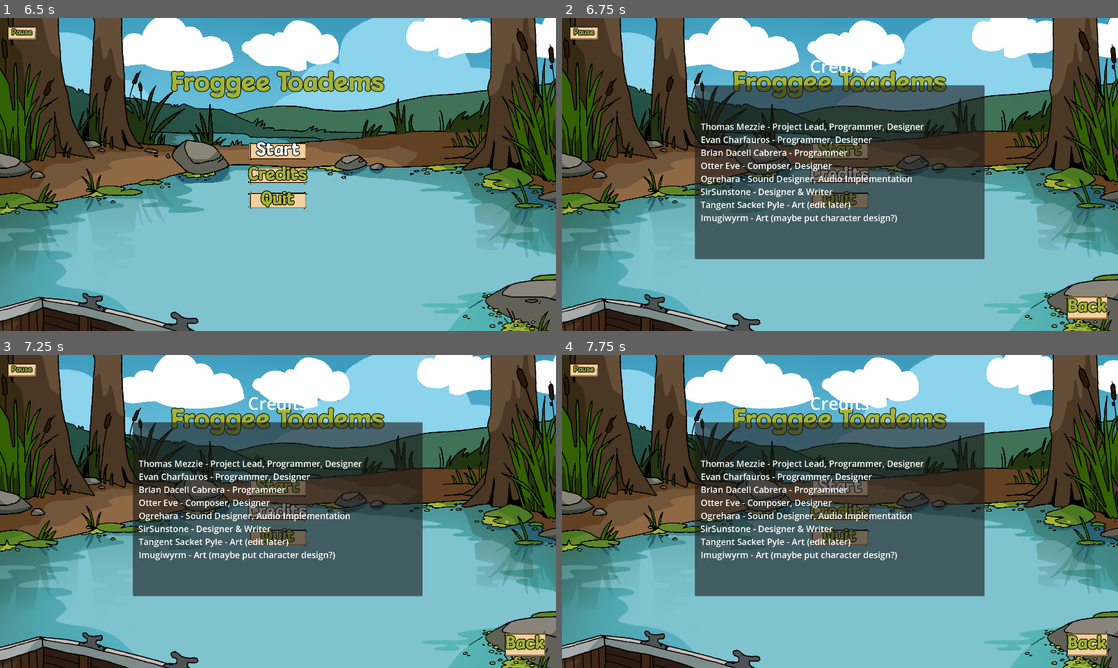
Above: before the commit, frames 1-4 (two rows, left to right).
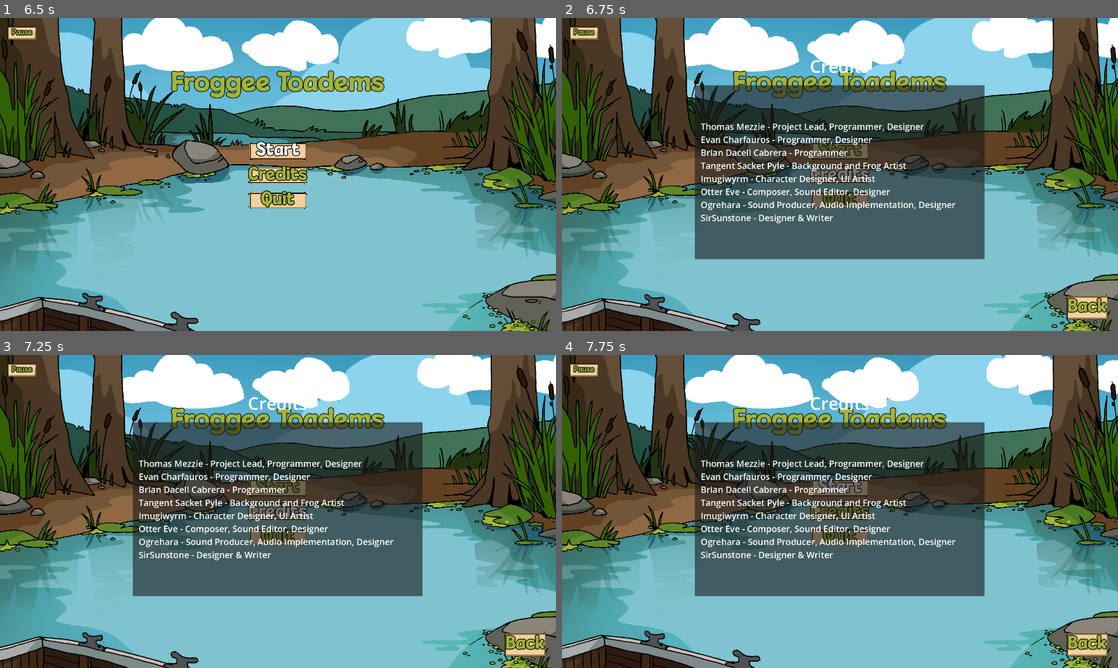
Above: after the commit, the same moments.

Repository: NotTom31/FroggeeToadems
Game: Godot game, scene res://Scenes/Levels/Main.tscn
Same seed, same stepped clock (60 frames per second), same inputs: the game is played once before the commit and once after it.
Inputs (mouse positions are in pixels of both pictures, inside the frame that each line leads up to):
- Up to frame 1 (6.5 s): click "Start" at 0.5 s; click "Start" at 1.25 s; move the mouse to (400, 158) at 2.02 s; hold Right (ui_right) 2.03-3.53 s; click (400, 158) at 2.17 s; tap Up (ui_up) at 2.27, 3.02, 4.52, 5.27, 6.02 s; move the mouse to (166, 190) at 2.77 s; move the mouse to (333, 105) at 3.52 s; hold Left (ui_left) 3.53-4.28 s; move the mouse to (250, 237) at 4.27 s; hold Right (ui_right) 4.28-5.78 s; click (250, 237) at 4.42 s; move the mouse to (444, 221) at 5.02 s; move the mouse to (111, 127) at 5.77 s; hold Left (ui_left) from 5.78 s (still down)
- Up to frame 2 (6.75 s): move the mouse to (867, 174) at 6.52 s; release Left (ui_left) at 6.53 s; hold Right (ui_right) from 6.53 s (still down); click (867, 174) at 6.67 s
- Up to frame 3 (7.25 s): keep holding Right (ui_right)
- Up to frame 4 (7.75 s): move the mouse to (756, 433) at 7.27 s; release Right (ui_right) at 7.28 s; hold Left (ui_left) from 7.28 s (still down); tap Up (ui_up) at 7.52 s

Frame 1 is identical in both runs. In frame 2, 2.2% of the frame differs, in the area x 24-71%, y 46-66%; in frame 3, 2.2%; in frame 4, 2.2%.

Commit message:
Updated credits text

Diff:
--- a/Scenes/UI/CreditsMenu.tscn
+++ b/Scenes/UI/CreditsMenu.tscn
@@ -71,11 +71,11 @@
 text = "Thomas Mezzie - Project Lead, Programmer, Designer
 Evan Charfauros - Programmer, Designer
 Brian Dacell Cabrera - Programmer
-Otter Eve - Composer, Designer
-Ogrehara - Sound Designer, Audio Implementation
-SirSunstone - Designer & Writer
-Tangent Sacket Pyle - Art (edit later)
-Imugiwyrm - Art (maybe put character design?)"
+Tangent Sacket Pyle - Background and Frog Artist
+Imugiwyrm - Character Designer, UI Artist
+Otter Eve - Composer, Sound Editor, Designer
+Ogrehara - Sound Producer, Audio Implementation, Designer
+SirSunstone - Designer & Writer"
 
 [node name="BackButton" parent="." instance=ExtResource("3_4ra3i")]
 layout_mode = 1
